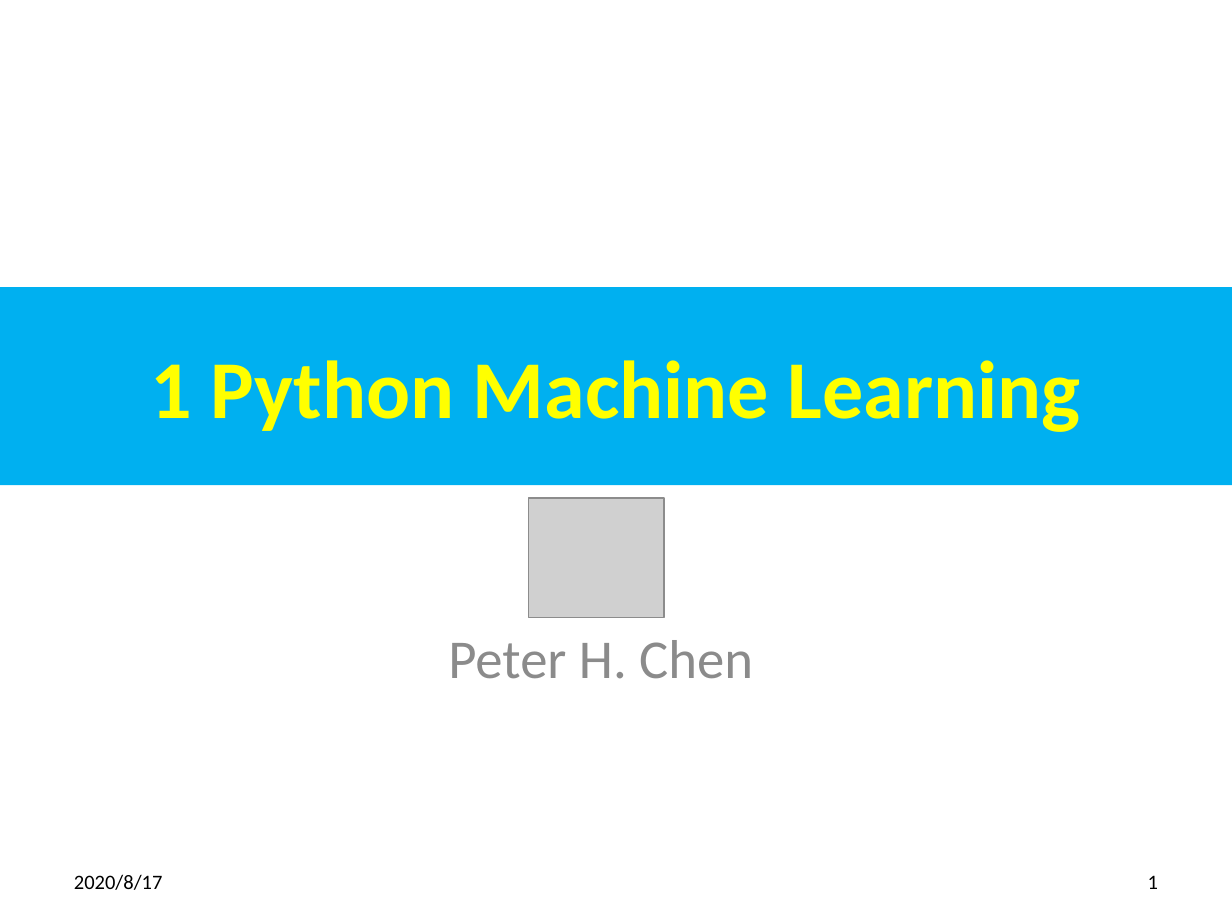
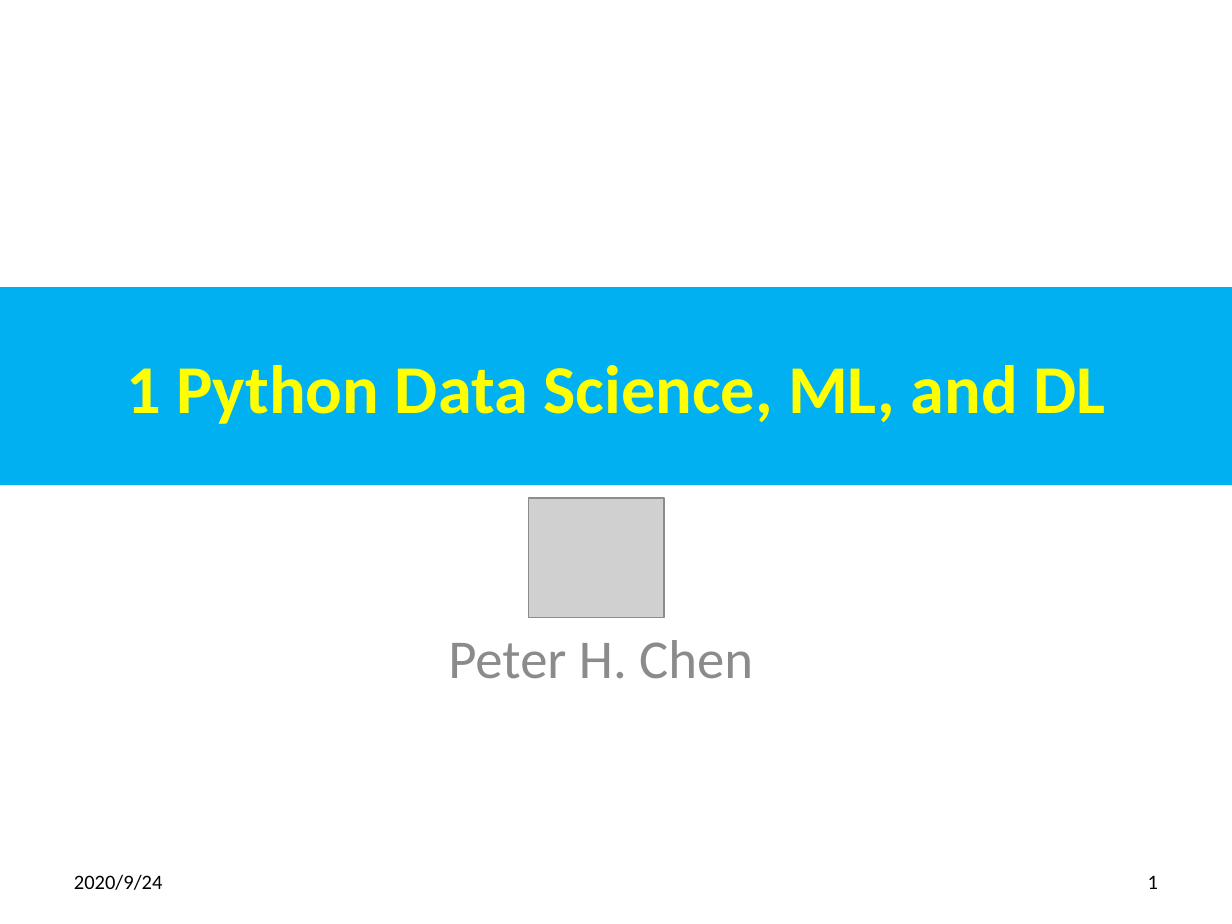
Before and after one commit to peterhchen/900_Python_ML_DS_DL, a slide deck: slide 1 of 001_intro.pptx. Drawn at 1232x924 pixels with LibreOffice and Linux fonts; fonts in the diff are those of the drawing; grey boxes stand for pictures. Boxes give left, top, right and bottom in pixels: in the first picture for what was removed or moved away, otherwise in the second. Text is boxed around its words. In the diff, an @@ line names an element or a change of style, - is before the commit and + after.

```diff
--- a/001_intro.pptx
+++ b/001_intro.pptx
@@ title at [126,365,1105,424]: text changed; size 48 to 40 pt @@
-1 Python Machine Learning
+1 Python Data Science, ML, and DL
@@ text at [74,874,163,890]: text changed @@
-2020/8/17
+2020/9/24
```
Also in this commit, not shown: 2 other slides changed, 5 slides added.
